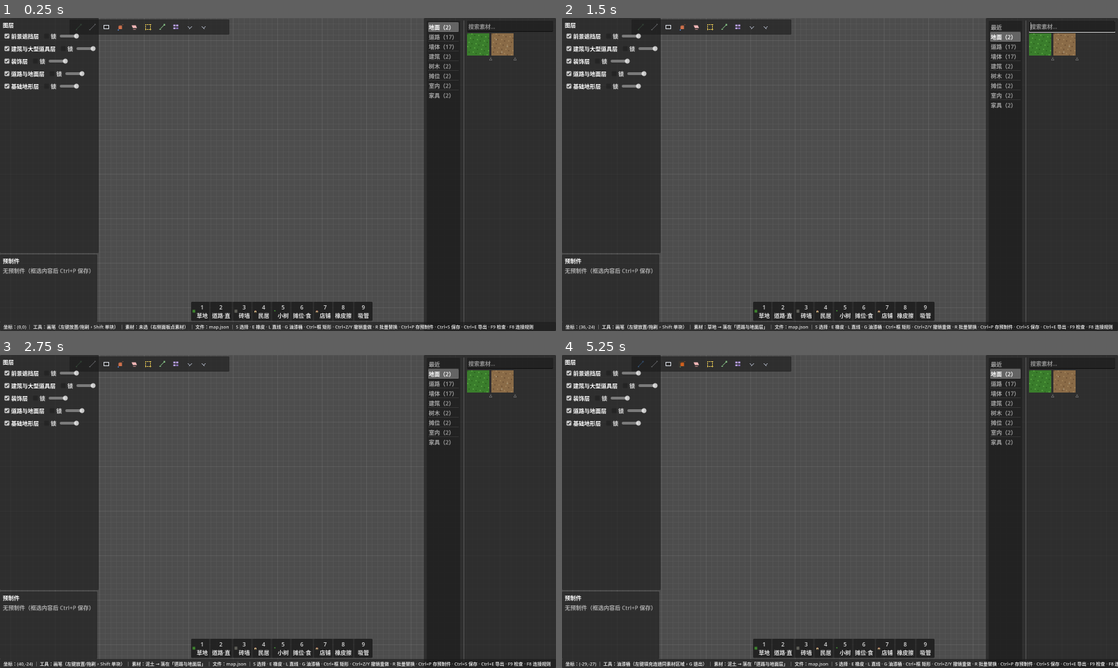
Above: before the commit, frames 1-4 (two rows, left to right).
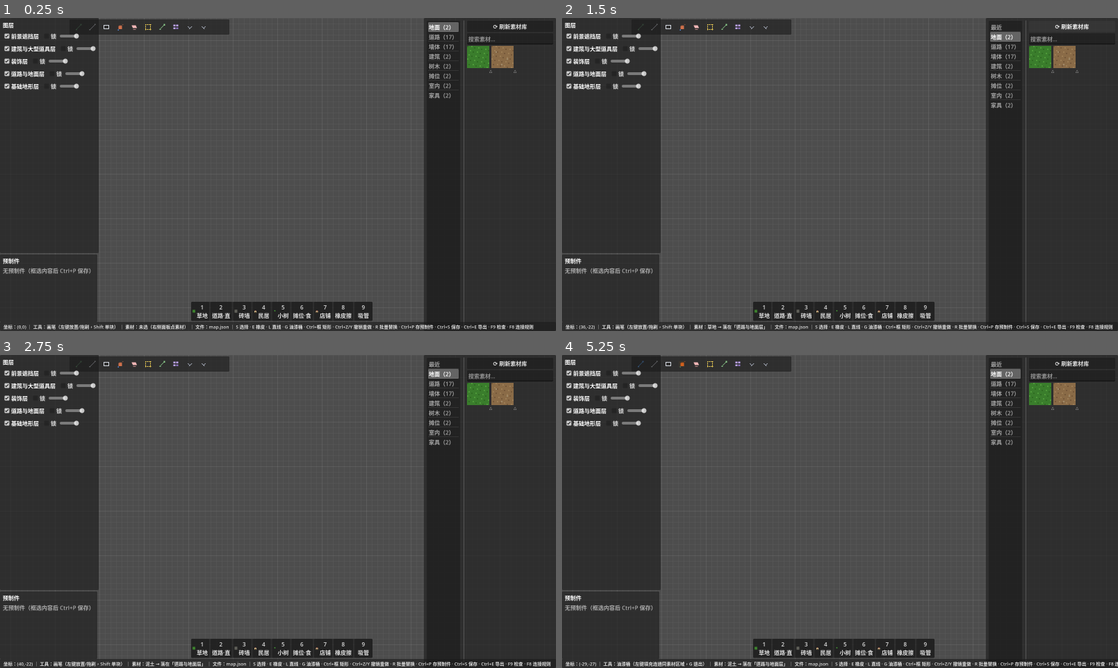
Above: after the commit, the same moments.

Repository: Xeehho/tilemason
Game: Godot game, scene res://scenes/main.tscn
The game is run twice, just before and just after one commit, with the same random seed, the same clock (stepped at 60 frames per second) and the same inputs.
Inputs (mouse positions are in pixels of both pictures, inside the frame that each line leads up to):
- Up to frame 1 (0.25 s): no input
- Up to frame 2 (1.5 s): click "△" at 0.5 s; click (1073, 27) at 1.25 s, where only the run after the commit has a clickable "⟳ 刷新素材库"
- Up to frame 3 (2.75 s): click "△" at 2 s
- Up to frame 4 (5.25 s): click (639, 364) at 2.77 s; click (656, 364) at 3.52 s; click (667, 364) at 4.27 s; click (684, 364) at 5.02 s

The runs differ from the first frame. In frame 1, 0.8% of the frame differs, in the area x 84-100%, y 1-18%; in frame 2, 0.9%, in the area x 5-100%, y 1-100%; in frame 3, 0.8%; in frame 4, 0.8%.

Commit message:
feat: 素材面板「⟳ 刷新素材库」按钮（用户反馈 #3）
- 回答现状：导入素材=目录方式（PNG 放 assets/packs/<包名>/
  tiles|props/ + pack.json 清单，或用户目录 packs/）；此前需重启
  生效
- 新增面板顶部刷新按钮：重扫三个根目录+面板全量重建（最近/
  收藏/标签状态保留），放好文件点一下即扫——导入工作流闭环
- 验证：check-only 全 0、冒烟通过

Co-authored-by: GLM <noreply@z.ai>

Diff:
--- a/src/main.gd
+++ b/src/main.gd
@@ -1437,6 +1437,7 @@
 	_panel = AssetPanel.new()
 	_panel.setup(_library)
 	_panel.asset_selected.connect(_on_asset_selected)
+	_panel.rescan_requested.connect(_rescan_library)
 	layer.add_child(_panel)
 	_panel.anchor_left = 1.0
 	_panel.anchor_right = 1.0
@@ -1483,6 +1484,15 @@
 	_prefab_panel.offset_top = -220
 	_prefab_panel.offset_bottom = -26 # 状态栏之上
 	_prefab_panel.refresh(_current_prefab)
+
+## 重扫素材库（面板「⟳ 刷新」）：放文件后即时生效，无须重启
+func _rescan_library() -> void:
+	var n := _library.scan(AssetLibrary.default_roots())
+	_panel._populate_categories()
+	_panel.set_recent(_recent)
+	_panel.set_favorites(_favorites)
+	_panel.set_tags(TagStore.reverse_index(_tags))
+	print("[TileMason] 素材库已刷新：%d 项（新增文件请放 assets/packs/<包名>/，含 pack.json 清单）" % n)
 
 func _on_asset_selected(asset_id: String) -> void:
 	_selected_asset_id = asset_id
--- a/src/ui/asset_panel.gd
+++ b/src/ui/asset_panel.gd
@@ -5,6 +5,7 @@
 ## 全部节点代码动态创建（.tscn 精简纪律）
 
 signal asset_selected(asset_id: String)
+signal rescan_requested ## 刷新素材库（放入文件后点按即扫，无须重启）
 
 const THUMB_BOX := 64 ## 缩略图最大边（px）：16px→4x=64、48px→1x=48，均为整数倍
 const PANEL_WIDTH := 380
@@ -81,6 +82,12 @@
 	box.size_flags_horizontal = Control.SIZE_EXPAND_FILL
 	box.add_theme_constant_override("separation", 4)
 	scroll.add_child(box)
+
+	var refresh := Button.new()
+	refresh.text = "⟳ 刷新素材库"
+	refresh.tooltip_text = "放入新素材文件后点此立即扫描（也可随时重启）"
+	refresh.pressed.connect(func() -> void: rescan_requested.emit())
+	box.add_child(refresh)
 
 	var search := LineEdit.new()
 	search.placeholder_text = "搜索素材…"
